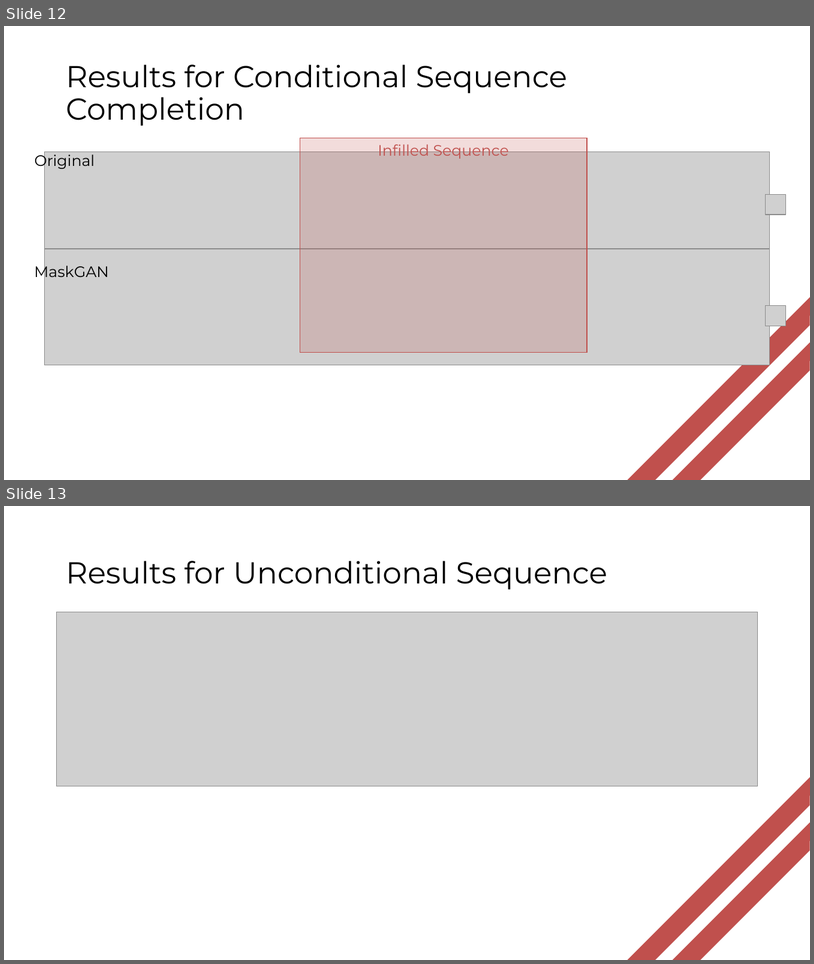
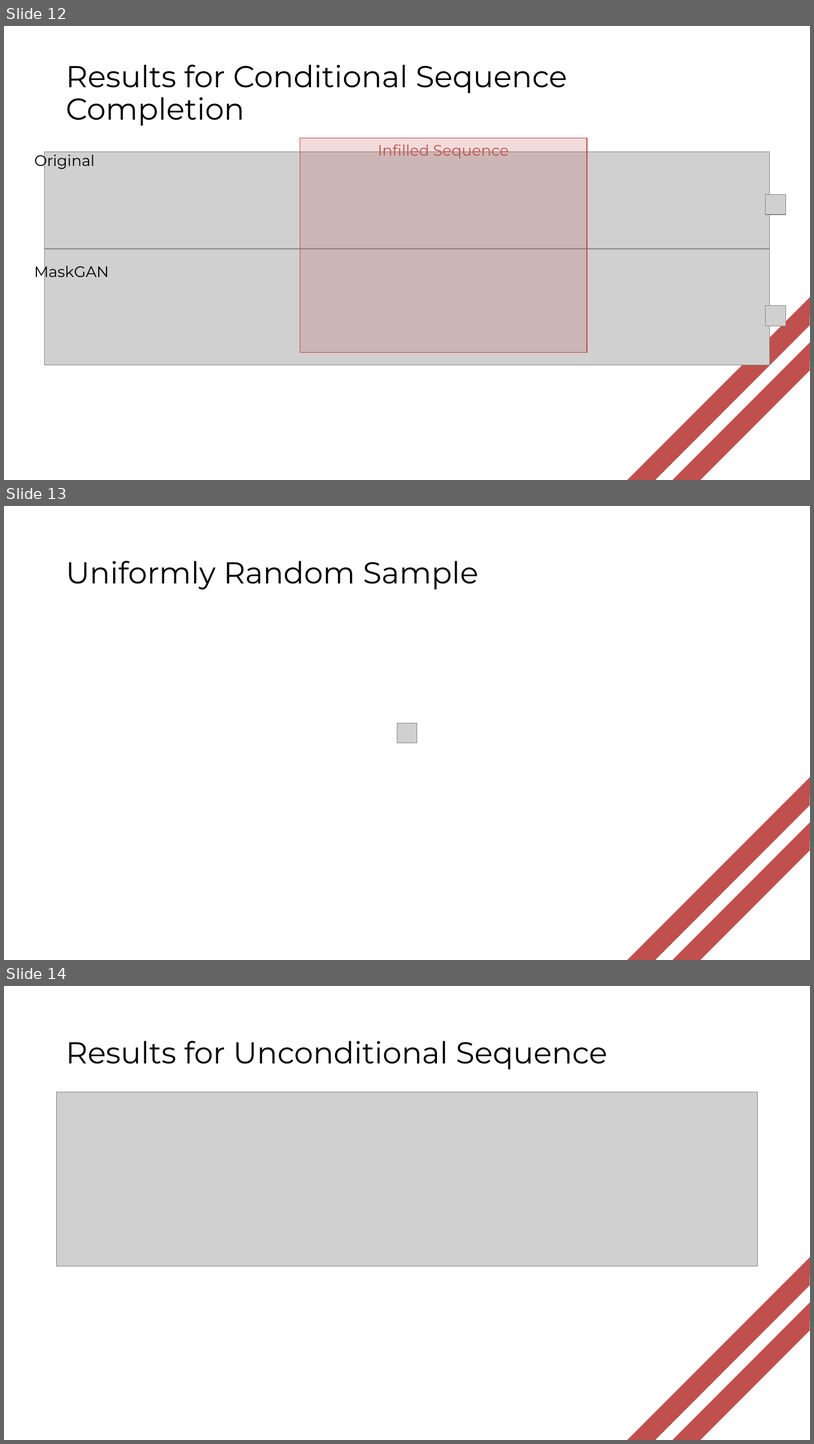
Before and after one commit to linglin00/coms4995-final-project, a slide deck: Music_MaskGAN_Presentation.pptx. Shown one above the other, each under a label of ours: slides 12 and 13 before the commit, slides 12, 13 and 14 after it. The pictures are 814x964 and 814x1444 pixels, drawn with LibreOffice and Linux fonts; fonts in the diff are those of the drawing; grey boxes stand for pictures; background and template pictures are left out. Boxes give left, top, right and bottom in pixels: in the first picture for what was removed or moved away, otherwise in the second. Text is boxed around its words. In the diff, an @@ line names an element or a change of style, - is before the commit and + after.

Commit message:
update ppt

```diff
--- a/Music_MaskGAN_Presentation.pptx
+++ b/Music_MaskGAN_Presentation.pptx
@@ slide 13 added at (4,506,810,960), background #FFFFFF; not listed: 2 template elements that a slide beside it also shows @@
@@ title added at (66,561,479,589), 36 pt, text #000000 @@
+Uniformly Random Sample
@@ picture added at (397,723,417,742) @@
@@ what was slide 13 is now slide 14 @@
```
Also in this commit, not shown: 1 other file.
